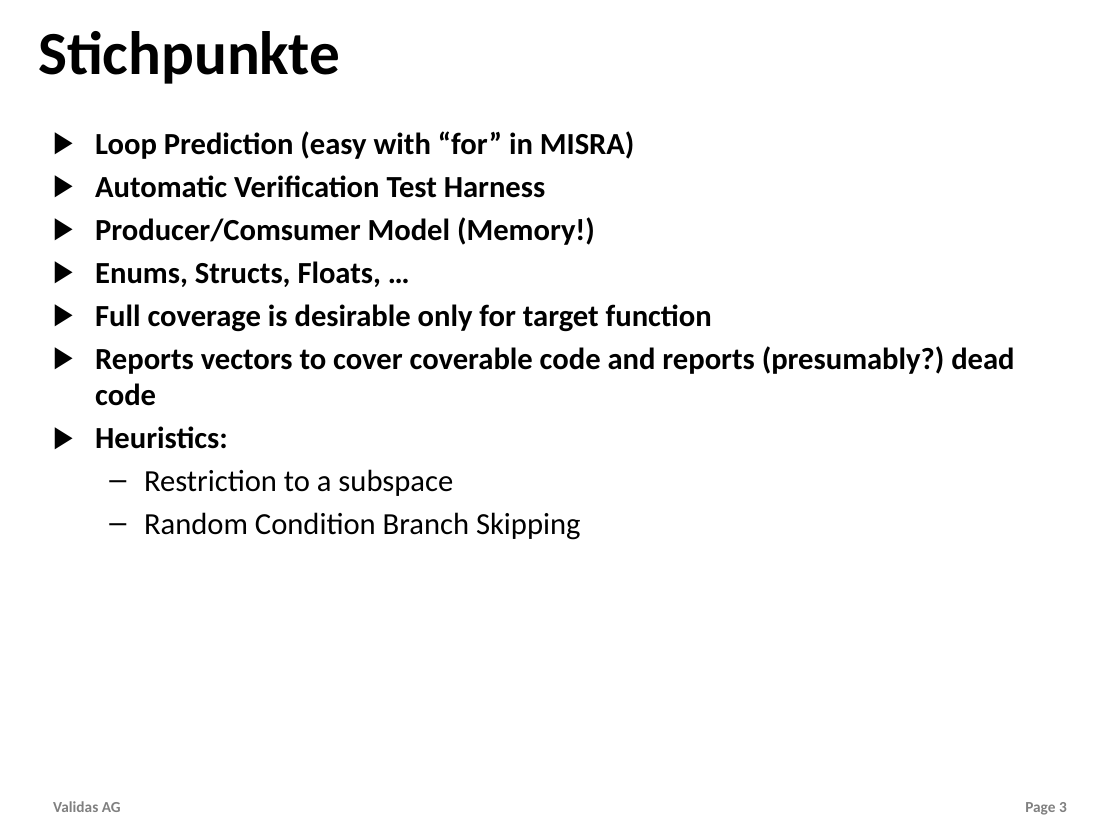
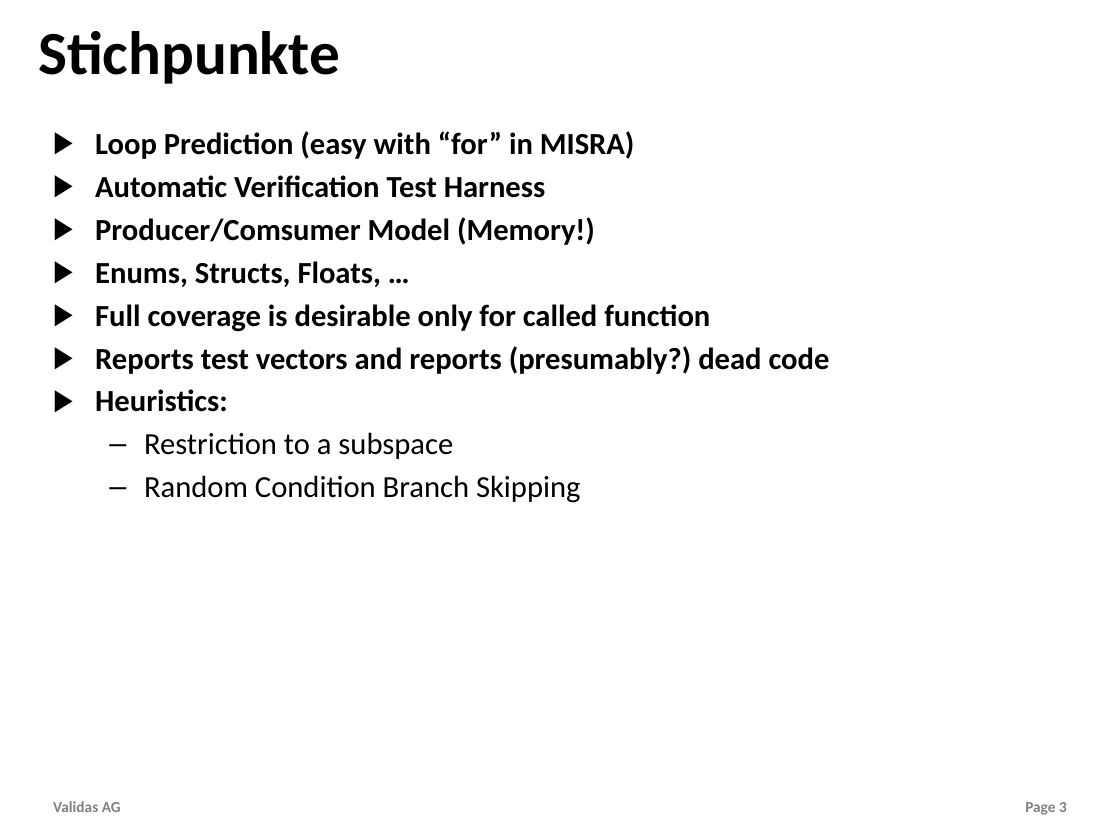
Before and after one commit to theoremprover/tvg, a slide deck: slide 3 of Vortraege/TestVectorGenerator.pptx. Drawn at 1120x840 pixels with LibreOffice and Linux fonts; fonts in the diff are those of the drawing; background and template pictures are left out. Boxes give left, top, right and bottom in pixels: in the first picture for what was removed or moved away, otherwise in the second. Text is boxed around its words. In the diff, an @@ line names an element or a change of style, - is before the commit and + after.

```diff
--- a/Vortraege/TestVectorGenerator.pptx
+++ b/Vortraege/TestVectorGenerator.pptx
@@ text at (x1=95, y1=304, x2=830, y2=374): text changed @@
-▶ Full coverage is desirable only for target function
-▶ Reports vectors to cover coverable code and reports (presumably?) dead code
+▶ Full coverage is desirable only for called function
+▶ Reports test vectors and reports (presumably?) dead code
```
Also in this commit, not shown: 4 other slides changed, 1 slide added, 1 other file.
